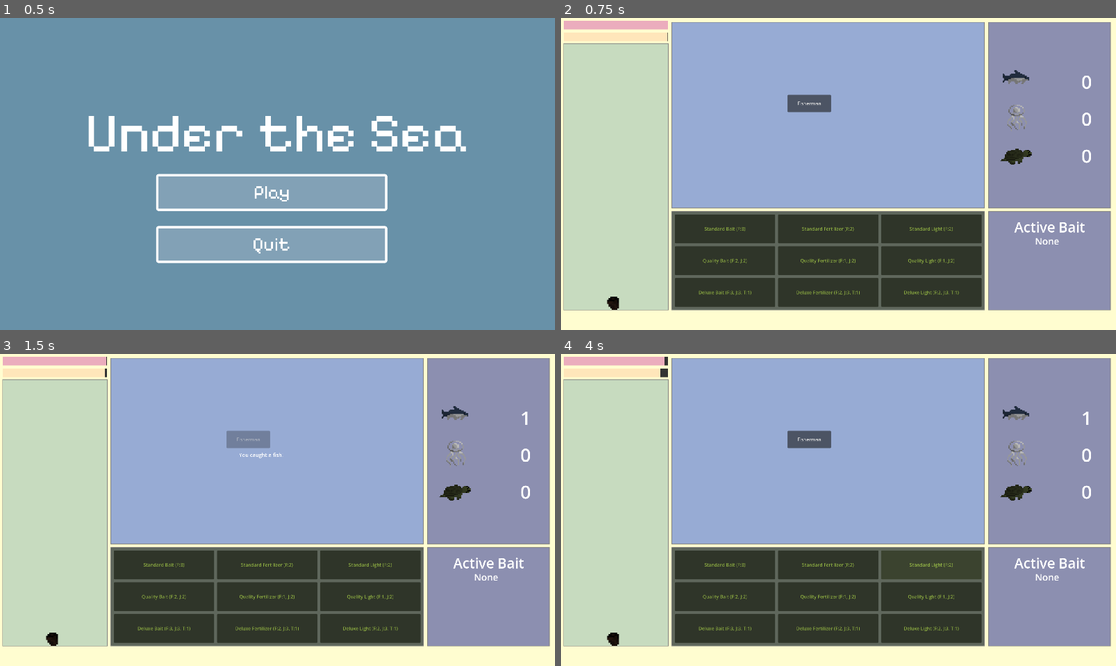
Above: before the commit, frames 1-4 (two rows, left to right).
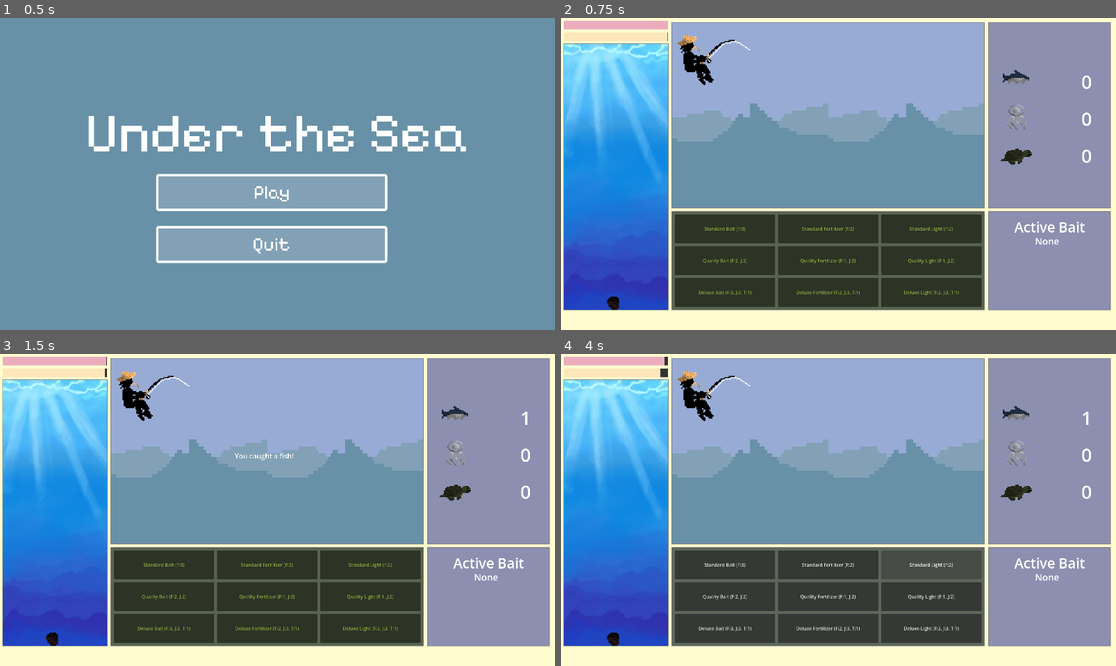
Above: after the commit, the same moments.

Repository: wondertrash/underthesea
Game: Godot game, scene res://mainmenu.tscn
Same seed, same stepped clock (60 frames per second), same inputs: the game is played once before the commit and once after it.
Inputs (mouse positions are in pixels of both pictures, inside the frame that each line leads up to; where the layout moved, square brackets give the same spot in the first picture):
- Up to frame 1 (0.5 s): no input
- Up to frame 2 (0.75 s): click "Play" at 0.5 s
- Up to frame 3 (1.5 s): click (149, 400) [249, 438] at 1.25 s
- Up to frame 4 (4 s): click "Standard Bait (F:3)" at 2 s; click "Standard Fertilizer (F:2)" at 2.75 s; click "Standard Light (F:2)" at 3.5 s

Frame 1 is identical in both runs. In frame 2, 34% of the frame differs, in the area x 0-77%, y 5-94%; in frame 3, 34%; in frame 4, 34%.

Commit message:
fisherman + waves

Diff:
--- a/under-the-sea/events.gd
+++ b/under-the-sea/events.gd
@@ -6,7 +6,9 @@
 @onready var player = get_tree().get_first_node_in_group("player")
 var is_fishing: bool = false
 var feedback_label: Label
-var fisherman_button: Button
+var fisherman_button: TextureButton
+var wave1: TextureRect
+var wave2: TextureRect
 var bait_rates = {
 	"none":     {"fish": 0.60, "jellyfish": 0.10, "turtle": 0.01, "nothing": 0.29},
 	"standard": {"fish": 0.58, "jellyfish": 0.18, "turtle": 0.03, "nothing": 0.21},
@@ -25,17 +27,42 @@
 	border.color = Color(0.5, 0.5, 0.5)
 	border.z_index = -1
 	add_child(border)
-	fisherman_button = Button.new()
-	fisherman_button.text = "Fisherman"
-	fisherman_button.position = events_position + Vector2(400, 250)
-	fisherman_button.size = Vector2(150, 60)
+	fisherman_button = TextureButton.new()
+	fisherman_button.texture_normal = load("res://Assets/fisherman.png")
+	fisherman_button.position = events_position + Vector2(16, 16)
+	fisherman_button.size = Vector2(256, 256)
+	fisherman_button.stretch_mode = TextureButton.STRETCH_KEEP_ASPECT_CENTERED
 	fisherman_button.pressed.connect(_on_fisherman_clicked)
 	add_child(fisherman_button)
+	wave1 = TextureRect.new()
+	wave1.texture = load("res://Assets/wave.png")
+	wave1.position = events_position + Vector2(0, 256)
+	wave1.size = Vector2(270, 384)
+	wave1.stretch_mode = TextureRect.STRETCH_SCALE
+	add_child(wave1)
+	wave2 = TextureRect.new()
+	wave2.texture = load("res://Assets/wave2.png")
+	wave2.position = events_position + Vector2(270, 256)
+	wave2.size = Vector2(270, 384)
+	wave2.stretch_mode = TextureRect.STRETCH_SCALE
+	add_child(wave2)
+	wave1 = TextureRect.new()
+	wave1.texture = load("res://Assets/wave.png")
+	wave1.position = events_position + Vector2(540, 256)
+	wave1.size = Vector2(270, 384)
+	wave1.stretch_mode = TextureRect.STRETCH_SCALE
+	add_child(wave1)
+	wave2 = TextureRect.new()
+	wave2.texture = load("res://Assets/wave2.png")
+	wave2.position = events_position + Vector2(810, 256)
+	wave2.size = Vector2(270, 384)
+	wave2.stretch_mode = TextureRect.STRETCH_SCALE
+	add_child(wave2)
 	feedback_label = Label.new()
-	feedback_label.position = events_position + Vector2(370, 320)
+	feedback_label.position = events_position + Vector2(380, 320)
 	feedback_label.size = Vector2(300, 40)
 	feedback_label.horizontal_alignment = HORIZONTAL_ALIGNMENT_CENTER
-	feedback_label.add_theme_font_size_override("font_size", 18)
+	feedback_label.add_theme_font_size_override("font_size", 24)
 	feedback_label.text = ""
 	add_child(feedback_label)
 func _on_fisherman_clicked() -> void:
--- a/under-the-sea/lotusbox.gd
+++ b/under-the-sea/lotusbox.gd
@@ -1,13 +1,14 @@
 extends CanvasLayer
 @export var lotusbox_size: Vector2 = Vector2(360, 920)
 @export var lotusbox_position: Vector2 = Vector2(8, 80)
-var background = ColorRect
+var background = TextureRect
 var structure_container = Control
 func _ready() -> void:
-	background = ColorRect.new()
+	background = TextureRect.new()
+	background.texture = load("res://Assets/water.png")
 	background.position = lotusbox_position
 	background.size = lotusbox_size
-	background.color = Color(0.78, 0.86, 0.75)
+	background.stretch_mode = TextureRect.STRETCH_SCALE
 	add_child(background)
 	var border = ColorRect.new()
 	border.position = lotusbox_position - Vector2(2, 2)
--- a/under-the-sea/store.gd
+++ b/under-the-sea/store.gd
@@ -33,7 +33,7 @@
 	panel = Panel.new()
 	panel.position = Vector2(viewport_size.x * 0.5 - 576, viewport_size.y * 0.5 + 130)
 	panel.size = Vector2(1080, 340)
-	panel.modulate = Color(1, 1, 1)
+	panel.modulate = Color(0.62, 0.76, 0.29)
 	panel.visible = true
 	panel.process_mode = Node.PROCESS_MODE_ALWAYS
 	add_child(panel)
@@ -52,7 +52,7 @@
 		button.text = "%s (%s)" % [item_name, ", ".join(costs)]
 		button.position = Vector2(col * (btn_width + padding) + padding, row * (btn_height + padding) + padding)
 		button.size = Vector2(btn_width, btn_height)
-		button.modulate = Color(0.62, 0.76, 0.29)
+		button.modulate = Color(1, 1, 1)
 		button.pressed.connect(_craft_item.bind(item_name))
 		panel.add_child(button)
 		col += 1
Renamed: under-the-sea/New Piskel-19.png.png -> under-the-sea/Assets/New Piskel-19.png.png
Not shown, changed: under-the-sea/Assets/New Piskel-19.png.png.import
Binary file added: under-the-sea/Assets/fisherman.png
Not shown, added: under-the-sea/Assets/fisherman.png.import
